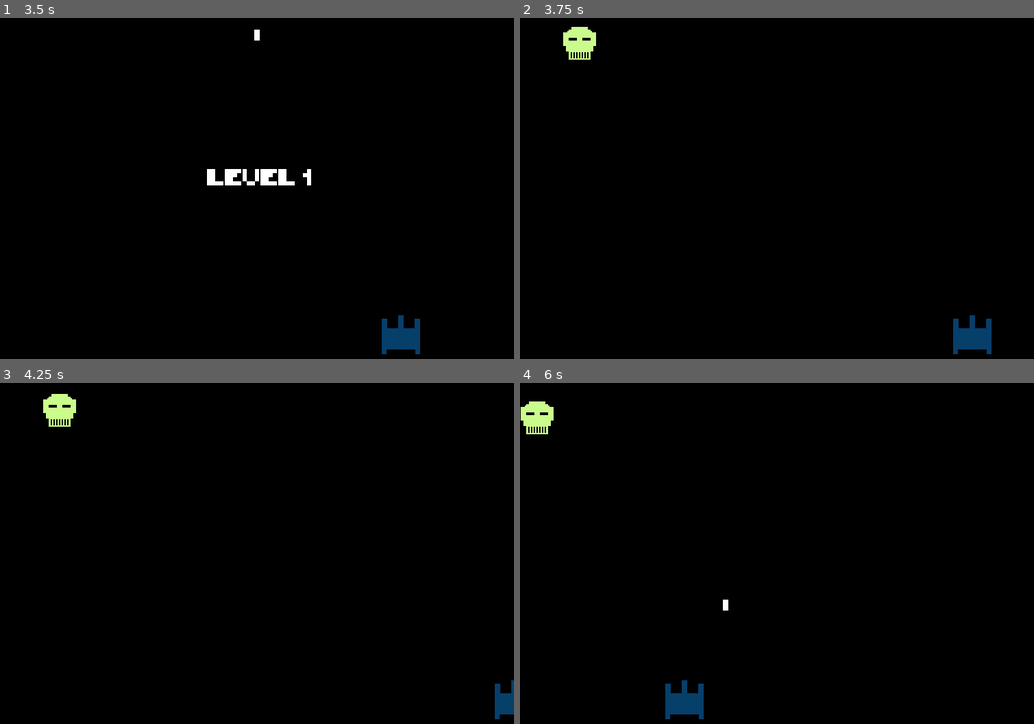
Above: before the commit, frames 1-4 (two rows, left to right).
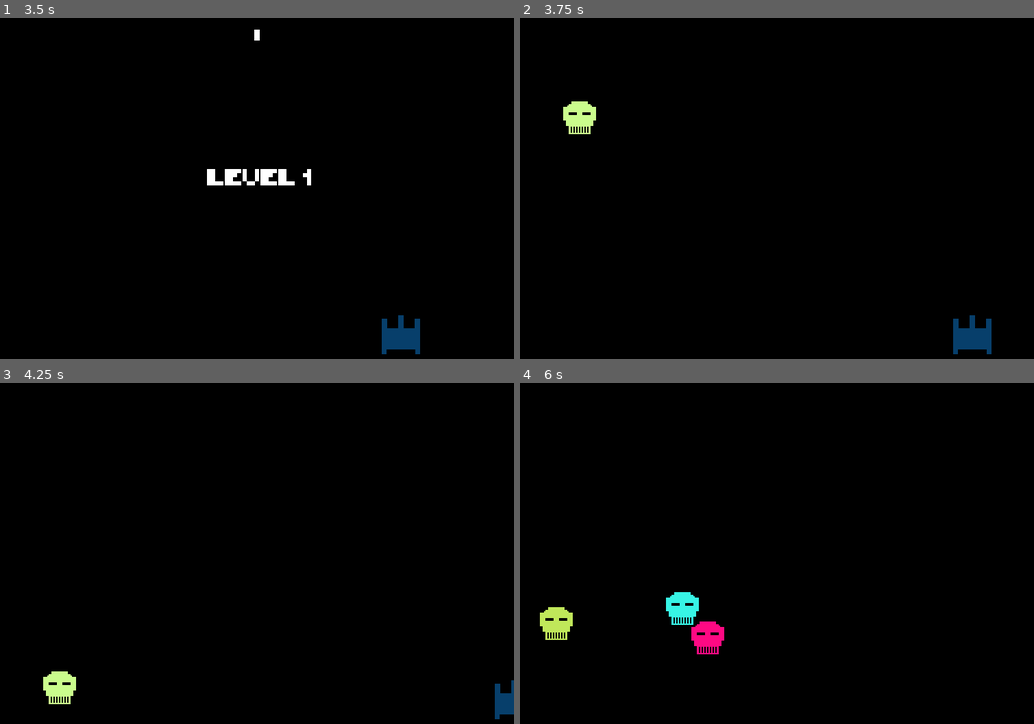
Above: after the commit, the same moments.

Repository: umkralegal/skull-invaders
Game: Godot game, scene res://src/main.tscn
The game is run twice, just before and just after one commit, with the same random seed, the same clock (stepped at 60 frames per second) and the same inputs.
Inputs:
- Up to frame 1 (3.5 s): click "Play" at 0.5 s; tap Enter at 1.25 s; hold D (p1_move_right) 1.28-2.03 s; hold Space (shoot) 1.28-2.03 s; hold A (p1_move_left) 2.03-2.78 s; tap Space (shoot) at 2.1 s; hold D (p1_move_right) from 2.78 s (still down); hold Space (shoot) from 2.78 s (still down)
- Up to frame 2 (3.75 s): keep holding D (p1_move_right); release Space (shoot) at 3.53 s; tap Space (shoot) at 3.6 s
- Up to frame 3 (4.25 s): keep holding D (p1_move_right)
- Up to frame 4 (6 s): release D (p1_move_right) at 4.28 s; hold Space (shoot) 4.28-5.03 s; hold A (p1_move_left) from 4.28 s (still down); tap Space (shoot) at 5.1 s; hold Space (shoot) from 5.78 s (still down)

Frame 1 is identical in both runs. In frame 2, 0.9% of the frame differs, in the area x 8-15%, y 2-35%; in frame 3, 0.9%; in frame 4, 2.4%, in the area x 0-41%, y 5-99%.
Error after the commit: Invalid get index 'movement' (on base: 'previously freed instance'). (res://src/autoloads/player_controller.gd:9)

Commit message:
Bug fix

Diff:
--- a/project.godot
+++ b/project.godot
@@ -63,11 +63,13 @@
 p1_move_left={
 "deadzone": 0.5,
 "events": [ Object(InputEventKey,"resource_local_to_scene":false,"resource_name":"","device":0,"alt":false,"shift":false,"control":false,"meta":false,"command":false,"pressed":false,"scancode":65,"unicode":0,"echo":false,"script":null)
+, Object(InputEventKey,"resource_local_to_scene":false,"resource_name":"","device":0,"alt":false,"shift":false,"control":false,"meta":false,"command":false,"pressed":false,"scancode":16777231,"unicode":0,"echo":false,"script":null)
  ]
 }
 p1_move_right={
 "deadzone": 0.5,
 "events": [ Object(InputEventKey,"resource_local_to_scene":false,"resource_name":"","device":0,"alt":false,"shift":false,"control":false,"meta":false,"command":false,"pressed":false,"scancode":68,"unicode":0,"echo":false,"script":null)
+, Object(InputEventKey,"resource_local_to_scene":false,"resource_name":"","device":0,"alt":false,"shift":false,"control":false,"meta":false,"command":false,"pressed":false,"scancode":16777233,"unicode":0,"echo":false,"script":null)
  ]
 }
 debug_critical={
--- a/src/scripts/character.gd
+++ b/src/scripts/character.gd
@@ -30,8 +30,11 @@
 		Behaviours.NONE:
 			position.x += movement.x * (speed * 5)
 		Behaviours.IA:
+			if position.y > 515:
+				PlayerController.player1.get_shot(1)
+				get_shot(999)
 			position.x += movement.x * (speed * 1)
-			position.y += 1 * (speed / 10.0)
+			position.y += 1 * 10#(speed / 10.0)
 			shoot()
 	position = Vector2(clamp(position.x, 0, Globals.screen_size.x), clamp(position.y, 0, Globals.screen_size.y))
 
@@ -63,7 +66,7 @@
 func get_shot(damage):
 	health -= damage
 	if health <= 0:
-		emit_signal("destroyed", self)
+		emit_signal("destroyed")
 		queue_free()
 	else:
 		$Tween.start()
--- a/src/scripts/game.gd
+++ b/src/scripts/game.gd
@@ -4,6 +4,7 @@
 enum LevelStates {
 	LEVEL_START,
 	LEVEL_COMPLETE,
+	LEVEL_PROCESS,
 	GAME_OVER,
 }
 
@@ -34,7 +35,7 @@
 
 func spawn_enemy():
 	var enemy = SKULL.instance()
-	enemy.connect("destroyed", self, "remove_enemy")
+	enemy.connect("destroyed", self, "remove_enemy",[enemy])
 	enemies.append(enemy)
 	enemy.add_to_group("is:enemy")
 	enemy.shot_cooldown = (randf() * 5.0) + 5.0
@@ -60,8 +61,8 @@
 			enemy.queue_free()
 	game_level += 1
 	$Label.show()
-	$Timer.start(3)
-	level_state = LevelStates.LEVEL_COMPLETE
+	$Timer.start(0.1)
+	level_state = LevelStates.LEVEL_PROCESS
 	$Label.text = "LEVEL %d" % game_level
 
 
@@ -71,7 +72,7 @@
 	pass
 
 
-func game_over(_player):
+func game_over():
 	get_tree().call_group("is:enemy", "queue_free")
 	enemies = []
 	get_tree().call_group("is:bullet", "queue_free")
@@ -87,6 +88,13 @@
 			$Label.hide()
 			new_level()
 
+		LevelStates.LEVEL_PROCESS:
+			if PlayerController.player1:
+				level_state = LevelStates.LEVEL_COMPLETE
+				$Timer.start(0.1)
+			else:
+				game_over()
+
 		LevelStates.LEVEL_COMPLETE:
 			$Label.hide()
 			level_state = LevelStates.LEVEL_START
